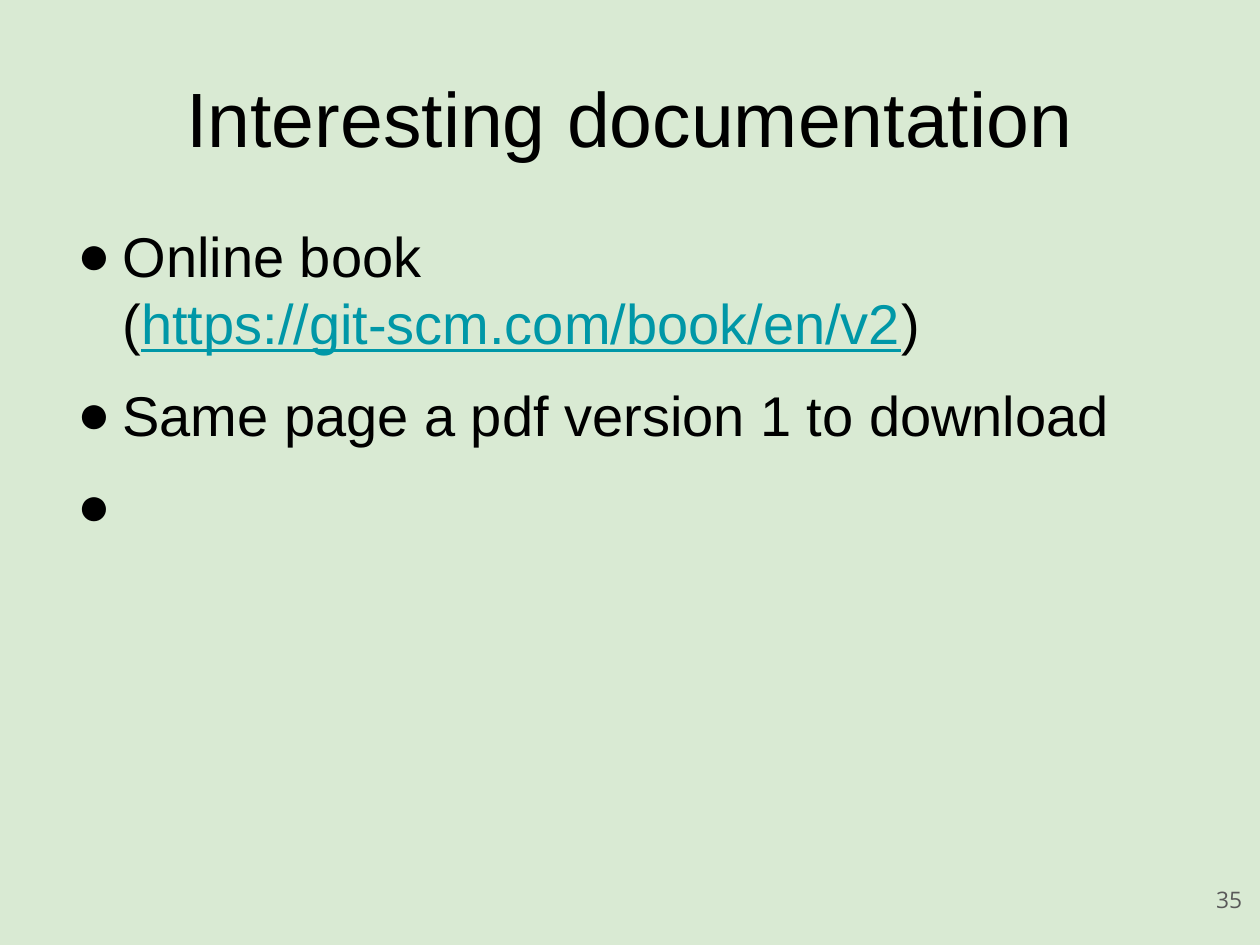
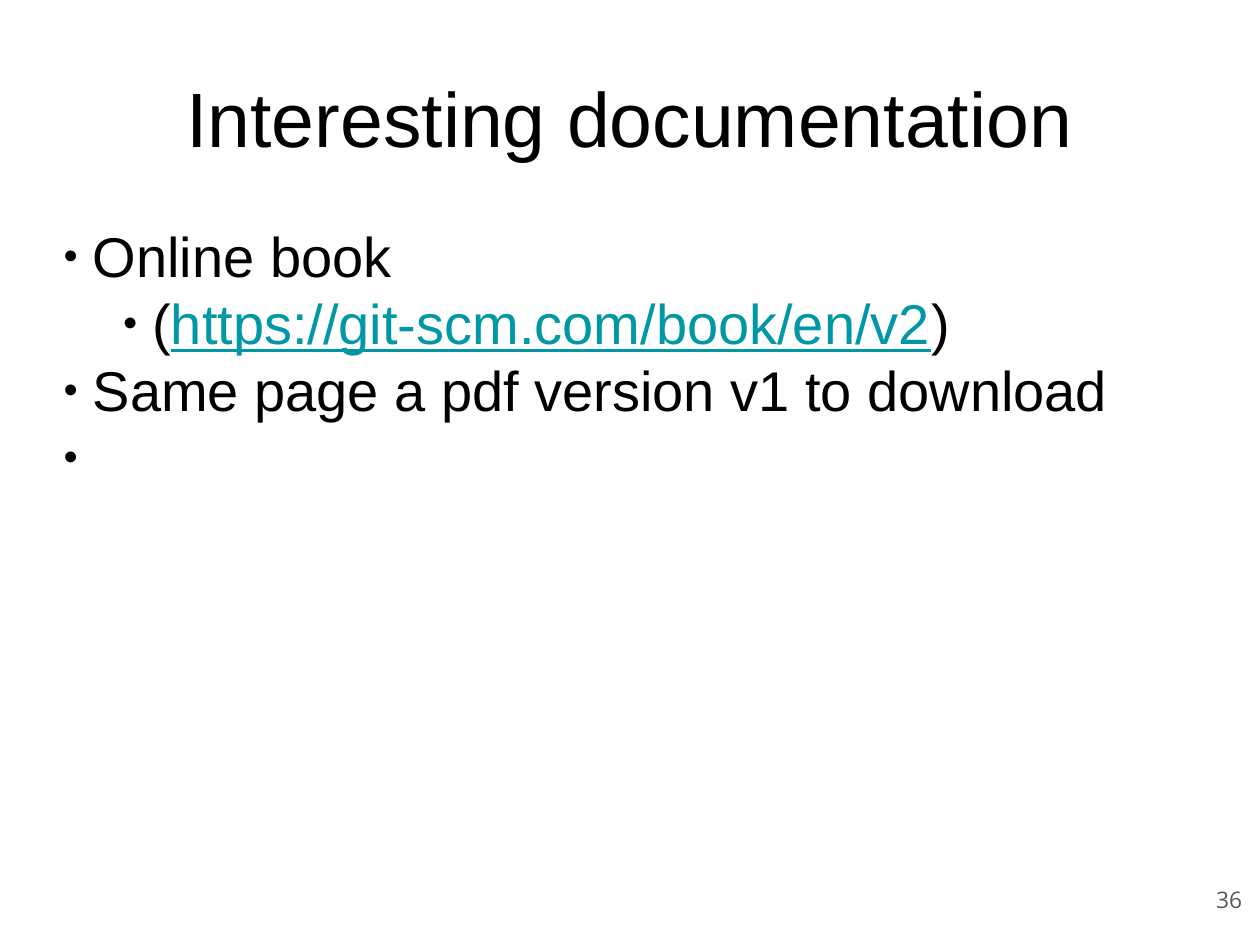
Before and after one commit to rickvek/Workshop-GIT, a slide deck: slide 36 of Git-Workshop.odp (slide 35 before the commit). Drawn at 1260x945 pixels with LibreOffice and Linux fonts; fonts in the diff are those of the drawing. Boxes give left, top, right and bottom in pixels: in the first picture for what was removed or moved away, otherwise in the second. Text is boxed around its words. In the diff, an @@ line names an element or a change of style, - is before the commit and + after.

```diff
--- a/Git-Workshop.odp
+++ b/Git-Workshop.odp
@@ background #D9EAD3 to #FFFFFF @@
@@ text at box(93, 236, 1107, 422): text changed @@
-● Online book (https://git-scm.com/book/en/v2)
-● Same page a pdf version 1 to download
+● Online book
+    ● (https://git-scm.com/book/en/v2)
+● Same page a pdf version v1 to download
@@ page number at box(1216, 891, 1242, 908): text changed @@
-35
+36
```
Also in this commit, not shown: 35 other slides changed, 1 slide added, 2 other files.
